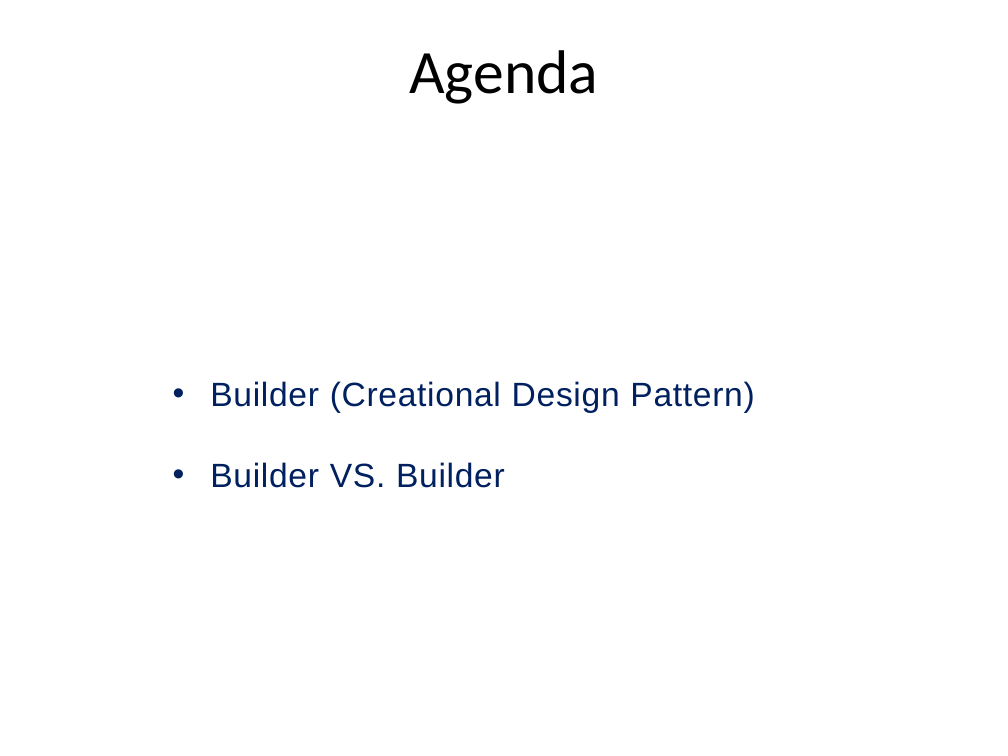
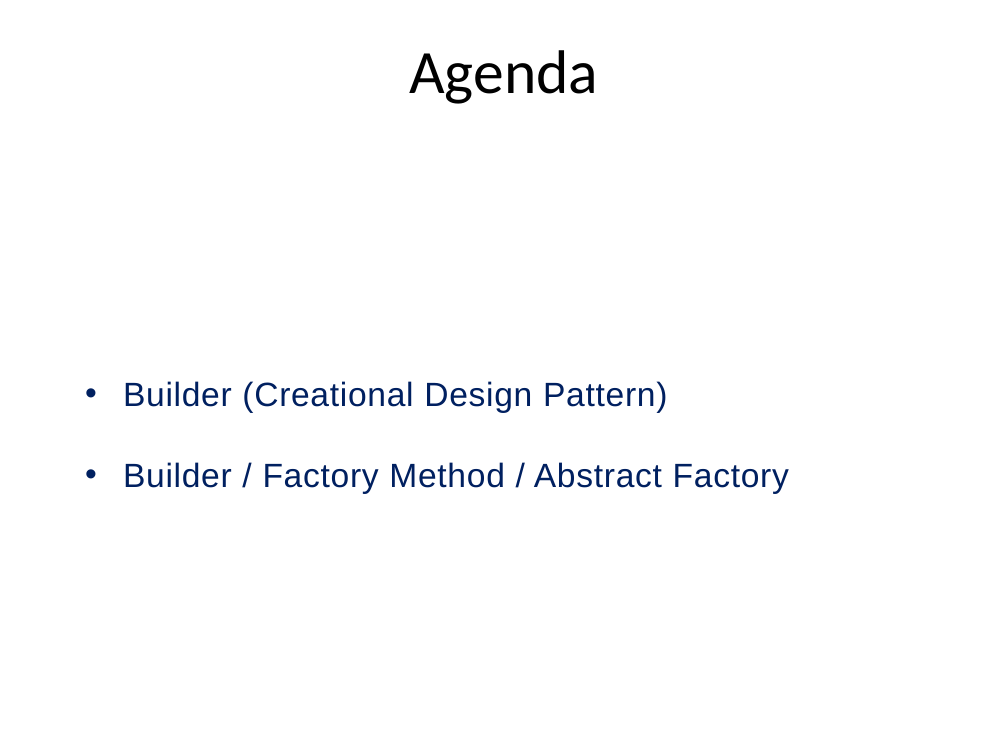
Before and after one commit to PlumpMath/DesignPattern-956, a slide deck: slide 2 of _Doc/DesignPattern.P2.Creational(Bulder).pptx. Drawn at 1008x756 pixels with LibreOffice and Linux fonts; fonts in the diff are those of the drawing. Boxes give left, top, right and bottom in pixels: in the first picture for what was removed or moved away, otherwise in the second. Text is boxed around its words. In the diff, an @@ line names an element or a change of style, - is before the commit and + after.

Commit message:
Updated Builder PPT; Added draft Singleton PPT.

```diff
--- a/_Doc/DesignPattern.P2.Creational(Bulder).pptx
+++ b/_Doc/DesignPattern.P2.Creational(Bulder).pptx
@@ text "Builder (Creational Design Pattern)": place and size @@
-text "Builder (Creational Design Pattern)" at box(210, 381, 754, 488)
+text "Builder (Creational Design Pattern)" at box(123, 381, 789, 494)
@@ text at box(123, 462, 789, 494): text changed @@
-• Builder VS. Builder
+• Builder / Factory Method / Abstract Factory
```
Also in this commit, not shown: 5 other slides changed, 1 other file.
